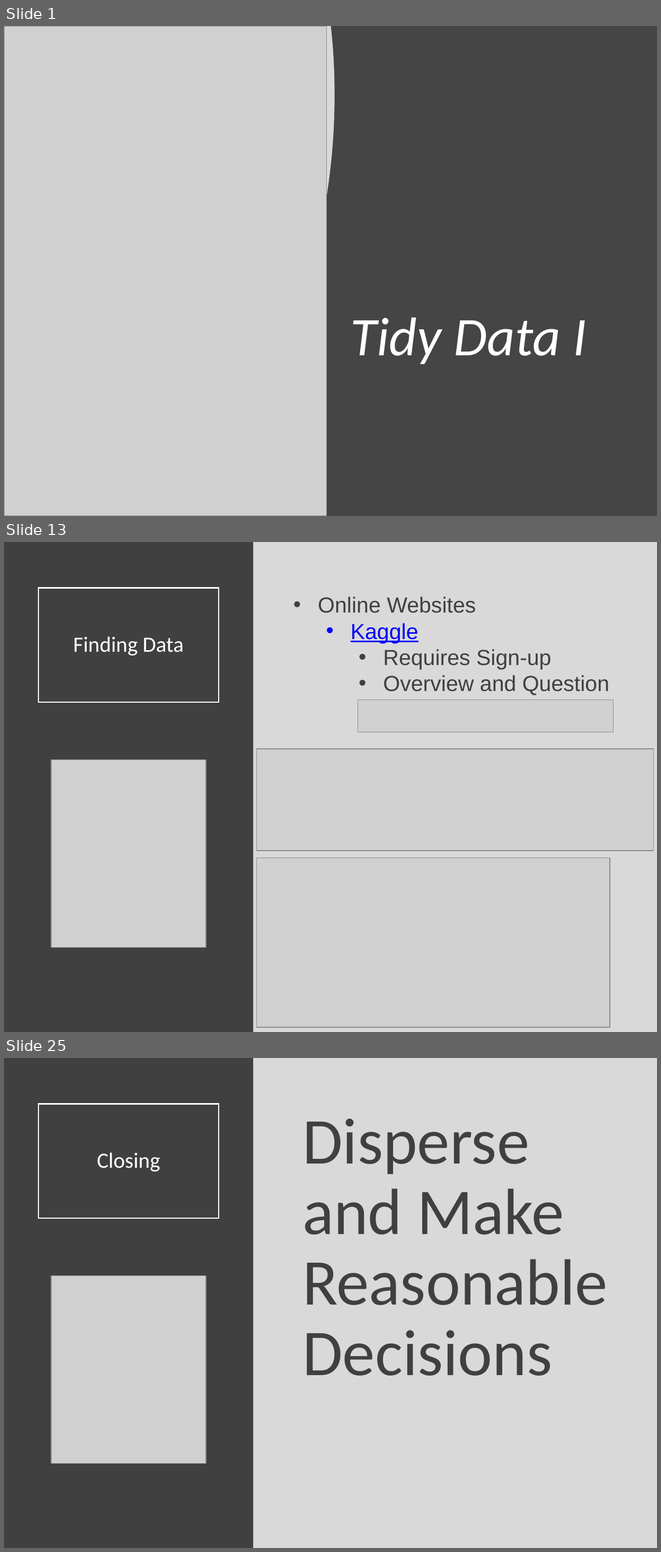
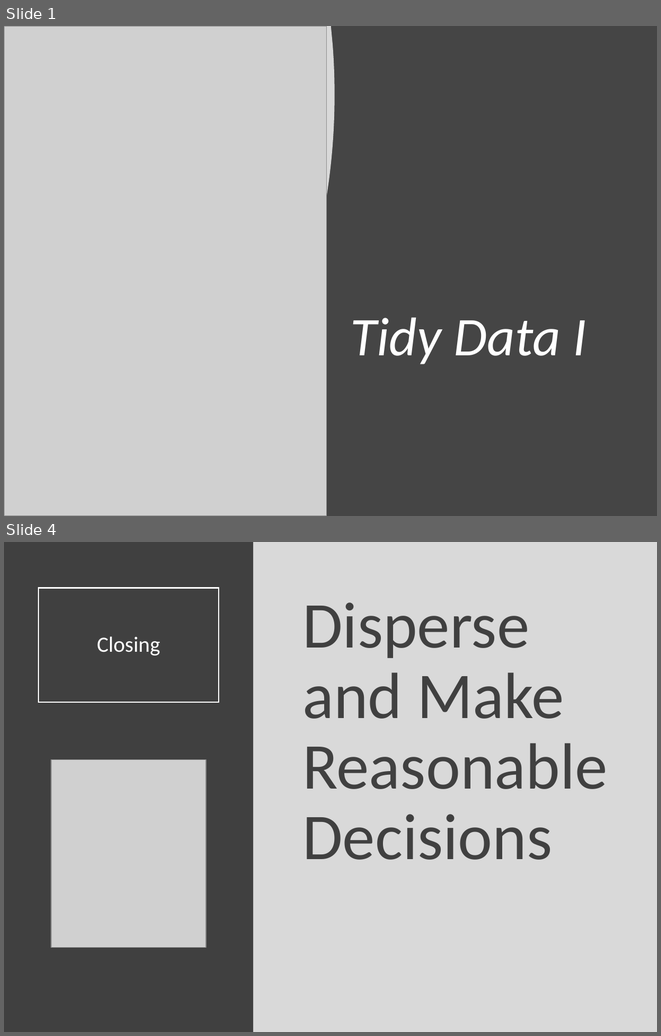
Before and after one commit to Yixf-Self/STOR320_WEBSITE, a slide deck: Lecture/Lecture 12/Lecture 12.pptx. Shown one above the other, each under a label of ours: slides 1, 13 and 25 before the commit, slides 1 and 4 after it; the slides between them are not shown. The pictures are 661x1552 and 661x1036 pixels, drawn with LibreOffice and Linux fonts; fonts in the diff are those of the drawing; grey boxes stand for pictures. Boxes give left, top, right and bottom in pixels: in the first picture for what was removed or moved away, otherwise in the second. Text is boxed around its words. In the diff, an @@ line names an element or a change of style, - is before the commit and + after.

```diff
--- a/Lecture/Lecture 12/Lecture 12.pptx
+++ b/Lecture/Lecture 12/Lecture 12.pptx
@@ slide 13 removed at (4, 542, 657, 1032), background #D9D9D9 @@
@@ rectangle removed at (4, 542, 254, 1032) @@
@@ title removed at (38, 588, 219, 702) @@
-Finding Data
@@ text removed at (318, 597, 609, 695) @@
-• Online Websites
-  • Kaggle
-    • Requires Sign-up
-    • Overview and Question
@@ picture removed at (358, 700, 614, 733) @@
@@ picture removed at (51, 759, 206, 947) @@
@@ picture removed at (257, 749, 654, 851) @@
@@ picture removed at (257, 857, 610, 1026) @@
@@ what was slide 25 is now slide 4 @@
```
Also in this commit, not shown: 2 slides added, 22 other slides removed.
